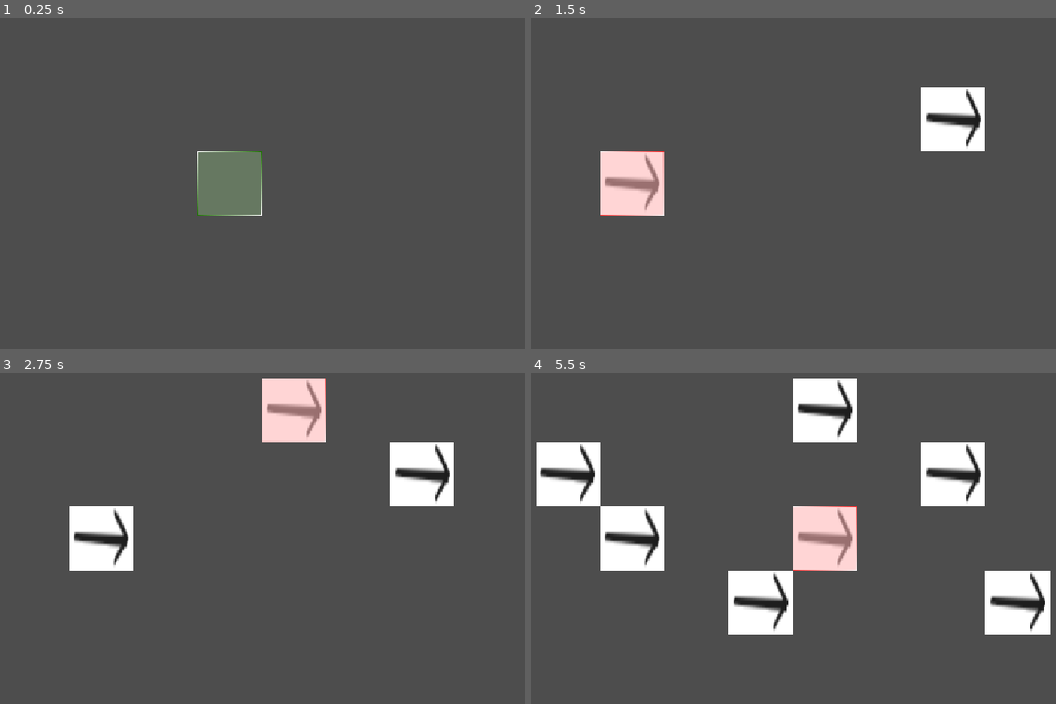
Above: before the commit, frames 1-4 (two rows, left to right).
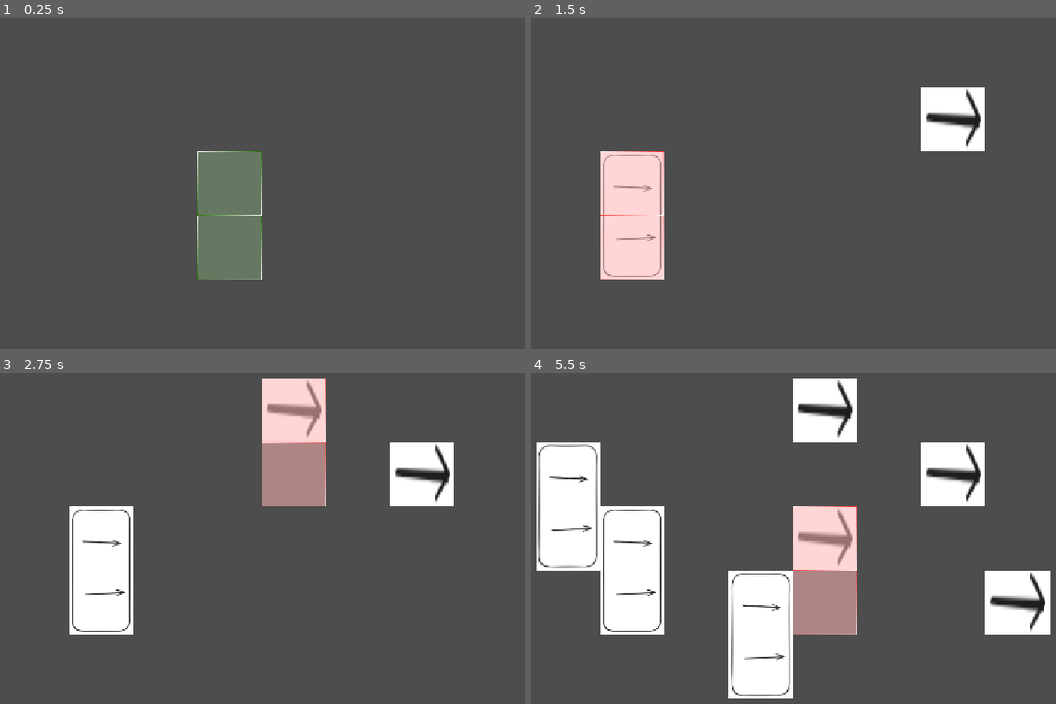
Above: after the commit, the same moments.

Repository: Schlutzkrapfen/Camara-Game
Game: Godot game, scene res://Levels/main_scene.tscn
Two runs of this game, one before a commit and one after it. Both use one fixed random seed, a clock stepped at 60 frames per second and the inputs below.
Inputs (mouse positions are in pixels of both pictures, inside the frame that each line leads up to):
- Up to frame 1 (0.25 s): no input
- Up to frame 2 (1.5 s): tap Enter at 0.5 s; move the mouse to (940, 147) at 0.52 s; tap 1 (Belt, bound only after the commit) at 0.6 s; click (940, 147) at 0.67 s; tap 2 (Splitter, bound only after the commit) at 0.8, 1.35 s; tap Space at 1.25 s; move the mouse to (630, 190) at 1.27 s; click (630, 190) at 1.42 s
- Up to frame 3 (2.75 s): tap 1 (Belt, bound only after the commit) at 1.55, 2.1 s; tap Enter at 2 s; move the mouse to (320, 432) at 2.02 s; click (320, 432) at 2.17 s; tap 2 (Splitter, bound only after the commit) at 2.3 s
- Up to frame 4 (5.5 s): tap Space at 2.75, 4.25 s; move the mouse to (741, 608) at 2.77 s; tap 2 (Splitter, bound only after the commit) at 2.85, 3.8, 4.35, 5.3 s; click (741, 608) at 2.92 s; tap 1 (Belt, bound only after the commit) at 3.05, 3.6, 4.55, 5.1 s; tap Enter at 3.5 s; move the mouse to (998, 584) at 3.52 s; click (998, 584) at 3.67 s; move the mouse to (557, 462) at 4.27 s; click (557, 462) at 4.42 s; move the mouse to (814, 525) at 5.02 s; click (814, 525) at 5.17 s

The runs differ from the first frame. In frame 1, 2.4% of the frame differs, in the area x 37-50%, y 59-80%; in frame 2, 2.9%; in frame 3, 5.3%; in frame 4, 11%, in the area x 1-63%, y 21-99%.

Commit message:
added the option to make differnte sizes

Diff:
--- a/Levels/check_if_build.gd
+++ /dev/null
@@ -1,21 +0,0 @@
-extends TileMapLayer
-
-@export var main_tileset:TileMapLayer
-@onready var tilemap:TileMapLayer = self
-
-signal is_okay_to_build(bool)
-
-
-# Called every frame. 'delta' is the elapsed time since the previous frame.
-
-func _process(_delta: float) -> void:#
-	tilemap.clear()
-
-	var mouse_pos = get_global_mouse_position()
-	var tile = tilemap.local_to_map(tilemap.to_local(mouse_pos))
-	if main_tileset.get_cell_tile_data(tile) == null:
-		tilemap.set_cell(tile,0,Vector2i(0,0))
-		emit_signal("is_okay_to_build",true)
-	else:
-		tilemap.set_cell(tile,1,Vector2i(0,0))
-		emit_signal("is_okay_to_build",false)
--- a/Levels/main_scene.tscn
+++ b/Levels/main_scene.tscn
@@ -1,13 +1,13 @@
 [gd_scene format=3 uid="uid://b1x40dtqa0bf6"]
 
-[ext_resource type="Script" uid="uid://dw655442tyxqd" path="res://Levels/check_if_build.gd" id="1_72q2g"]
+[ext_resource type="Script" uid="uid://dw655442tyxqd" path="res://script/check_if_build.gd" id="1_72q2g"]
 [ext_resource type="Texture2D" uid="uid://dab8ry1vc6pti" path="res://assets/Protype Factory/factory.png" id="1_tl8y8"]
 [ext_resource type="Texture2D" uid="uid://cklbh2npgj3ln" path="res://assets/BuildingCheck/Right.png" id="1_wjs4o"]
 [ext_resource type="Texture2D" uid="uid://d3jnlwymjk0yl" path="res://assets/Protype Factory/conver Belt.png" id="1_wr0fo"]
 [ext_resource type="Texture2D" uid="uid://d3ps21yld861w" path="res://assets/BuildingCheck/Wrong.png" id="2_mc1i1"]
 [ext_resource type="Texture2D" uid="uid://b5w0sxaixnlhk" path="res://assets/Protype Factory/splitter.png" id="3_wr0fo"]
-[ext_resource type="Script" uid="uid://b7r4n585kvy5" path="res://Levels/spawner.gd" id="4_p8lrm"]
-[ext_resource type="Resource" uid="uid://cwefkshq6k55c" path="res://Resourcen/conaer_belt.tres" id="5_wr0fo"]
+[ext_resource type="Script" uid="uid://b7r4n585kvy5" path="res://script/spawner.gd" id="4_p8lrm"]
+[ext_resource type="Script" uid="uid://bi4ewvw0hvmxg" path="res://Levels/switch_factory.gd" id="8_wjs4o"]
 
 [sub_resource type="TileSetAtlasSource" id="TileSetAtlasSource_mne4e"]
 texture = ExtResource("1_wr0fo")
@@ -20,15 +20,17 @@
 0:0/0 = 0
 1:0/0 = 0
 
-[sub_resource type="TileSetAtlasSource" id="TileSetAtlasSource_wjs4o"]
+[sub_resource type="TileSetAtlasSource" id="TileSetAtlasSource_mc1i1"]
 texture = ExtResource("3_wr0fo")
-texture_region_size = Vector2i(200, 200)
+texture_region_size = Vector2i(100, 100)
+0:0/0 = 0
+0:1/0 = 0
 
 [sub_resource type="TileSet" id="TileSet_nacyp"]
 tile_size = Vector2i(100, 100)
 sources/1 = SubResource("TileSetAtlasSource_72q2g")
-sources/2 = SubResource("TileSetAtlasSource_wjs4o")
 sources/0 = SubResource("TileSetAtlasSource_mne4e")
+sources/2 = SubResource("TileSetAtlasSource_mc1i1")
 
 [sub_resource type="TileSetAtlasSource" id="TileSetAtlasSource_8rkvs"]
 texture = ExtResource("1_wjs4o")
@@ -53,7 +55,6 @@
 [node name="MainTailMap" type="TileMapLayer" parent="." unique_id=271784119]
 tile_set = SubResource("TileSet_nacyp")
 script = ExtResource("4_p8lrm")
-factory_list = [ExtResource("5_wr0fo")]
 
 [node name="CheckIfBuild" type="TileMapLayer" parent="." unique_id=1360988074 node_paths=PackedStringArray("main_tileset")]
 tile_set = SubResource("TileSet_mne4e")
@@ -61,4 +62,7 @@
 script = ExtResource("1_72q2g")
 main_tileset = NodePath("../MainTailMap")
 
+[node name="Node" type="Node" parent="." unique_id=1143980631]
+script = ExtResource("8_wjs4o")
+
 [connection signal="is_okay_to_build" from="CheckIfBuild" to="MainTailMap" method="check_building"]
--- /dev/null
+++ b/Levels/switch_factory.gd
@@ -0,0 +1,8 @@
+extends Node
+
+
+func _input(event: InputEvent) -> void:
+	if event.is_action_released("Belt"):
+		Global.current_house = 0
+	if event.is_action_released("Splitter"):
+		Global.current_house = 1
--- a/Resourcen/building_resource.gd
+++ b/Resourcen/building_resource.gd
@@ -2,6 +2,6 @@
 extends Resource
 
 
-@export var size:Vector2i = Vector2i(0,0)
+@export var size:Vector2i = Vector2i(1,1)
 @export var position_tilemap:Vector2i = Vector2i(0,0)
 @export var tilemap_id:int = 0
--- a/Resourcen/conaer_belt.tres
+++ b/Resourcen/conaer_belt.tres
@@ -1,4 +1,4 @@
-[gd_resource type="Resource" format=3 uid="uid://cwefkshq6k55c"]
+[gd_resource type="Resource" script_class="BuildingResource" format=3 uid="uid://cwefkshq6k55c"]
 
 [ext_resource type="Script" uid="uid://c46u5wpm1rwce" path="res://Resourcen/building_resource.gd" id="1_vavyw"]
 
--- /dev/null
+++ b/Resourcen/splitter.tres
@@ -0,0 +1,8 @@
+[gd_resource type="Resource" script_class="BuildingResource" format=3 uid="uid://bx7jmv83i76ia"]
+
+[ext_resource type="Script" uid="uid://c46u5wpm1rwce" path="res://Resourcen/building_resource.gd" id="1_lt6ae"]
+
+[resource]
+script = ExtResource("1_lt6ae")
+size = Vector2i(1, 2)
+tilemap_id = 2
--- a/project.godot
+++ b/project.godot
@@ -15,10 +15,46 @@
 config/features=PackedStringArray("4.7", "GL Compatibility")
 config/icon="res://icon.svg"
 
+[autoload]
+
+Global="*uid://6vdnw2npjxx3"
+
 [display]
 
 window/stretch/mode="canvas_items"
 window/stretch/aspect="expand"
+
+[input]
+
+Belt={
+"deadzone": 0.2,
+"events": [Object(InputEventKey,"resource_local_to_scene":false,"resource_name":"","device":-1,"window_id":0,"alt_pressed":false,"shift_pressed":false,"ctrl_pressed":false,"meta_pressed":false,"pressed":false,"keycode":0,"physical_keycode":49,"key_label":0,"unicode":49,"location":0,"echo":false,"script":null)
+]
+}
+Splitter={
+"deadzone": 0.2,
+"events": [Object(InputEventKey,"resource_local_to_scene":false,"resource_name":"","device":-1,"window_id":0,"alt_pressed":false,"shift_pressed":false,"ctrl_pressed":false,"meta_pressed":false,"pressed":false,"keycode":0,"physical_keycode":50,"key_label":0,"unicode":50,"location":0,"echo":false,"script":null)
+]
+}
+Fectory={
+"deadzone": 0.2,
+"events": []
+}
+FactorySwitcherUp={
+"deadzone": 0.2,
+"events": [Object(InputEventMouseButton,"resource_local_to_scene":false,"resource_name":"","device":-1,"window_id":0,"alt_pressed":false,"shift_pressed":false,"ctrl_pressed":false,"meta_pressed":false,"button_mask":0,"position":Vector2(0, 0),"global_position":Vector2(0, 0),"factor":1.0,"button_index":4,"canceled":false,"pressed":false,"double_click":false,"script":null)
+]
+}
+FactorySwitcherDown={
+"deadzone": 0.2,
+"events": [Object(InputEventMouseButton,"resource_local_to_scene":false,"resource_name":"","device":-1,"window_id":0,"alt_pressed":false,"shift_pressed":false,"ctrl_pressed":false,"meta_pressed":false,"button_mask":0,"position":Vector2(0, 0),"global_position":Vector2(0, 0),"factor":1.0,"button_index":5,"canceled":false,"pressed":false,"double_click":false,"script":null)
+]
+}
+roration={
+"deadzone": 0.2,
+"events": [Object(InputEventKey,"resource_local_to_scene":false,"resource_name":"","device":-1,"window_id":0,"alt_pressed":false,"shift_pressed":false,"ctrl_pressed":false,"meta_pressed":false,"pressed":false,"keycode":0,"physical_keycode":82,"key_label":0,"unicode":114,"location":0,"echo":false,"script":null)
+]
+}
 
 [physics]
 
--- /dev/null
+++ b/script/check_if_build.gd
@@ -0,0 +1,30 @@
+extends TileMapLayer
+
+@export var main_tileset:TileMapLayer
+@onready var tilemap:TileMapLayer = self
+
+signal is_okay_to_build(bool)
+
+
+# Called every frame. 'delta' is the elapsed time since the previous frame.
+func check_if_okay_to_build(tile)-> bool:
+	for x in Global.factory_list[Global.current_house].size.x:
+		for y in Global.factory_list[Global.current_house].size.y:
+			var tiles = Vector2i(tile.x +x, tile.y+y)
+			if main_tileset.get_cell_tile_data(tiles) != null:
+				emit_signal("is_okay_to_build",false)
+				return false
+	emit_signal("is_okay_to_build",true)
+	return true
+func _process(_delta: float) -> void:#
+	tilemap.clear()
+	var mouse_pos = get_global_mouse_position()
+	var tile = tilemap.local_to_map(tilemap.to_local(mouse_pos))
+	var is_okay= check_if_okay_to_build(tile)
+	for x in Global.factory_list[Global.current_house].size.x:
+		for y in Global.factory_list[Global.current_house].size.y:
+			var tiles = Vector2i(tile.x +x, tile.y+y)
+			if is_okay:
+				tilemap.set_cell(tiles,0,Vector2i(0,0))
+			else:
+				tilemap.set_cell(tiles,1,Vector2i(0,0))
--- /dev/null
+++ b/script/globals/Global.gd
@@ -0,0 +1,6 @@
+extends Node
+@onready var factory_list: Array[BuildingResource] = [
+	preload("res://Resourcen/conaer_belt.tres"),
+	preload("res://Resourcen/splitter.tres")
+]
+var current_house: int = 1
--- a/Levels/spawner.gd
+++ b/script/spawner.gd
@@ -1,10 +1,9 @@
 extends TileMapLayer
 
 
-@export var factory_list:Array[BuildingResource]
 @onready var tilemap:TileMapLayer =  self
 
-var is_okay_to_build:bool = false
+var is_okay_to_build:bool = true
 
 # Called when the node enters the scene tree for the first time.
 func _ready() -> void:
@@ -28,11 +27,14 @@
 func delete(mouse_position):
 	var local_position = tilemap.to_local(mouse_position)
 	var tile = tilemap.local_to_map(local_position)
-	print(tile,factory_list[0].tilemap_id,factory_list[0].position_tilemap)
+	print(tile)
 	tilemap.set_cell(tile)
 
 func spawn(mouse_position):
 	var local_position = tilemap.to_local(mouse_position)
 	var tile = tilemap.local_to_map(local_position)
-	print(tile,factory_list[0].tilemap_id,factory_list[0].position_tilemap)
-	tilemap.set_cell(tile,factory_list[0].tilemap_id,factory_list[0].position_tilemap)
+	print(tile,Global.factory_list[Global.current_house].tilemap_id,Global.factory_list[Global.current_house].position_tilemap)
+	for x in Global.factory_list[Global.current_house].size.x:
+		for y in Global.factory_list[Global.current_house].size.y:
+			var tiles = Vector2i(x ,y)
+			tilemap.set_cell(tile+tiles,Global.factory_list[Global.current_house].tilemap_id,Global.factory_list[Global.current_house].position_tilemap+tiles)
Not shown, added: Levels/switch_factory.gd.uid
Binary file changed: assets/Protype Factory/splitter.png
Renamed: Levels/check_if_build.gd.uid -> script/check_if_build.gd.uid
Not shown, added: script/globals/Global.gd.uid
Renamed: Levels/spawner.gd.uid -> script/spawner.gd.uid
